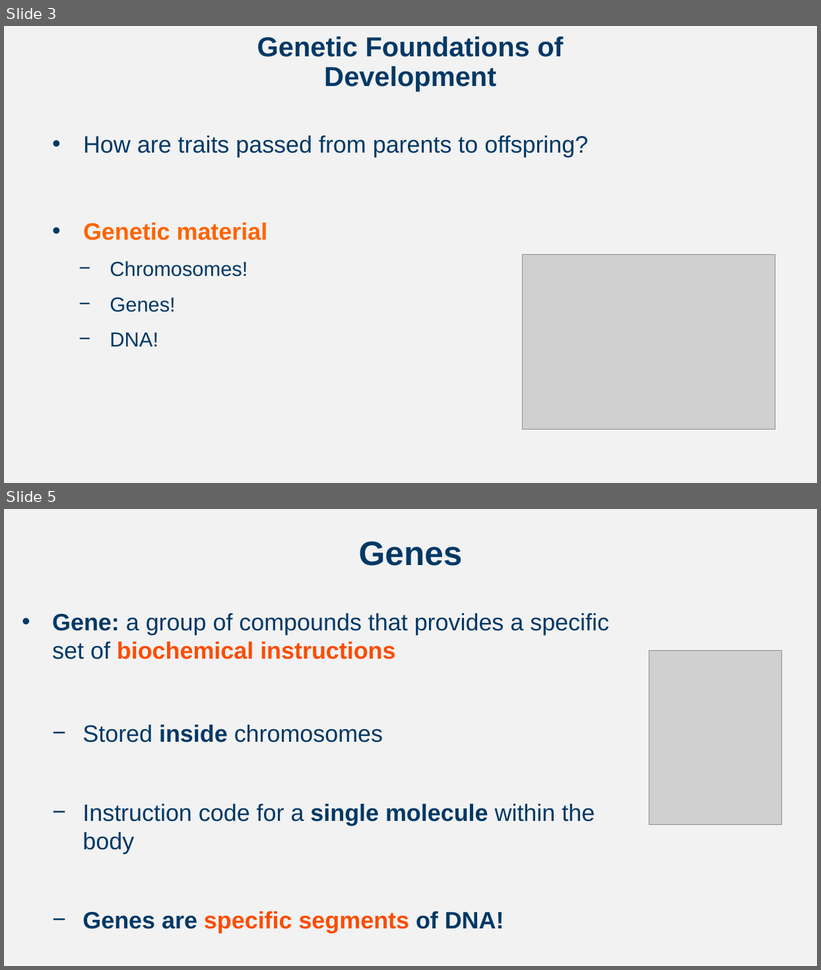
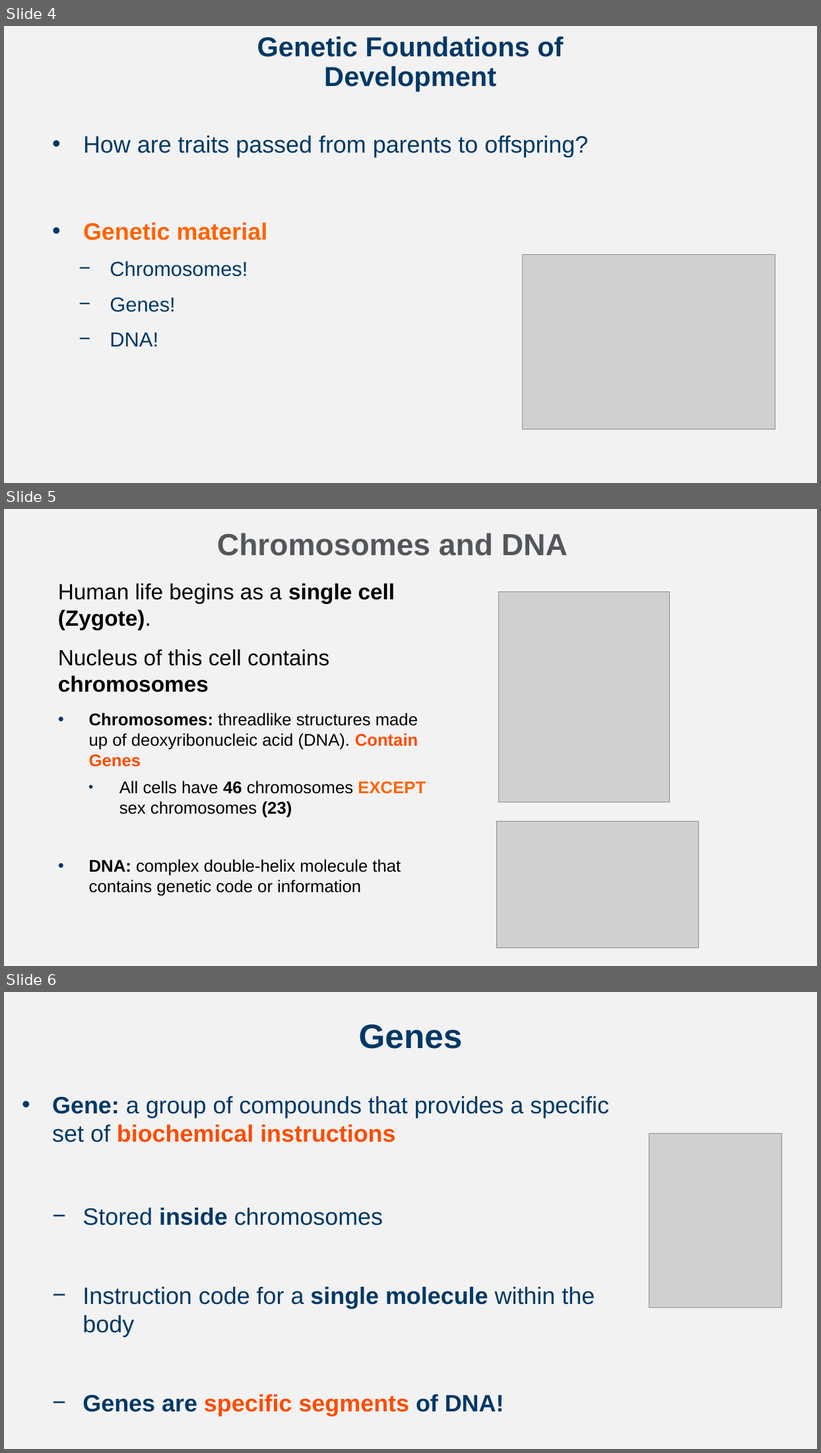
Before and after one commit to npm27/Teaching-Materials, a slide deck: Developmental Fall 23/Slides/Chapter 2.pptx. Shown one above the other, each under a label of ours: slides 3 and 5 before the commit, slides 4, 5 and 6 after it; the slides between them are not shown. The pictures are 821x970 and 821x1453 pixels, drawn with LibreOffice and Linux fonts; fonts in the diff are those of the drawing; grey boxes stand for pictures. Boxes give left, top, right and bottom in pixels: in the first picture for what was removed or moved away, otherwise in the second. Text is boxed around its words. In the diff, an @@ line names an element or a change of style, - is before the commit and + after.

```diff
--- a/Developmental Fall 23/Slides/Chapter 2.pptx
+++ b/Developmental Fall 23/Slides/Chapter 2.pptx
@@ slide 5 added at box(4, 509, 817, 966), background #F2F2F2 @@
@@ title added at box(217, 533, 568, 556), 36 pt, text #53565A, bold @@
+Chromosomes and DNA
@@ text added at box(58, 583, 426, 896), 20 pt, text #000000 @@
+Human life begins as a single cell (Zygote).
+Nucleus of this cell contains chromosomes
+  • Chromosomes: threadlike structures made up of deoxyribonucleic acid (DNA). Contain Genes
+    • All cells have 46 chromosomes EXCEPT sex chromosomes (23)
+  • DNA: complex double-helix molecule that contains genetic code or information
@@ picture added at box(499, 592, 669, 803) @@
@@ picture added at box(497, 821, 699, 948) @@
@@ what was slide 3 is now slide 4 @@
@@ what was slide 5 is now slide 6 @@
```
Also in this commit, not shown: 6 slides changed, 2 other slides added, 1 slide removed.
